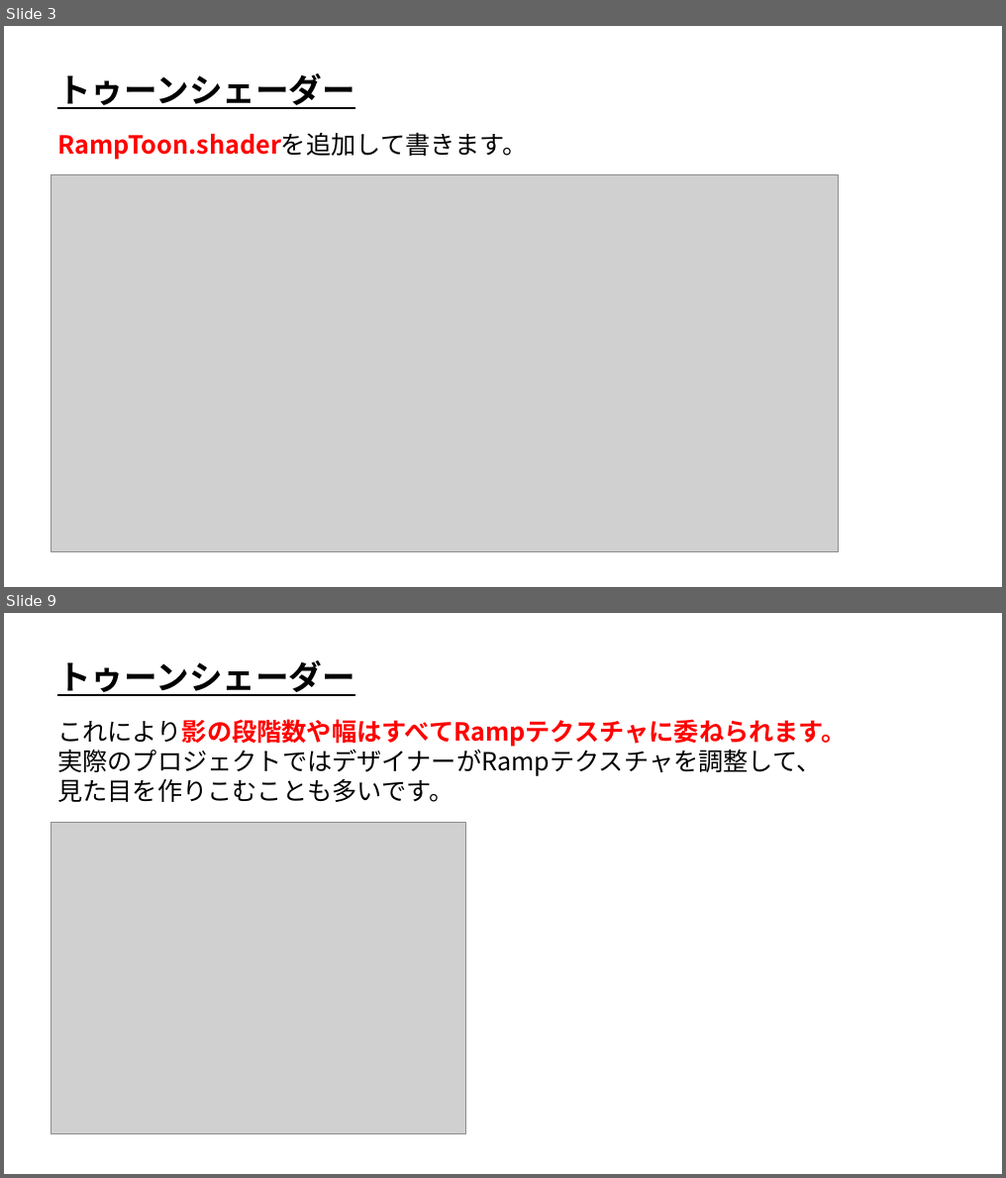
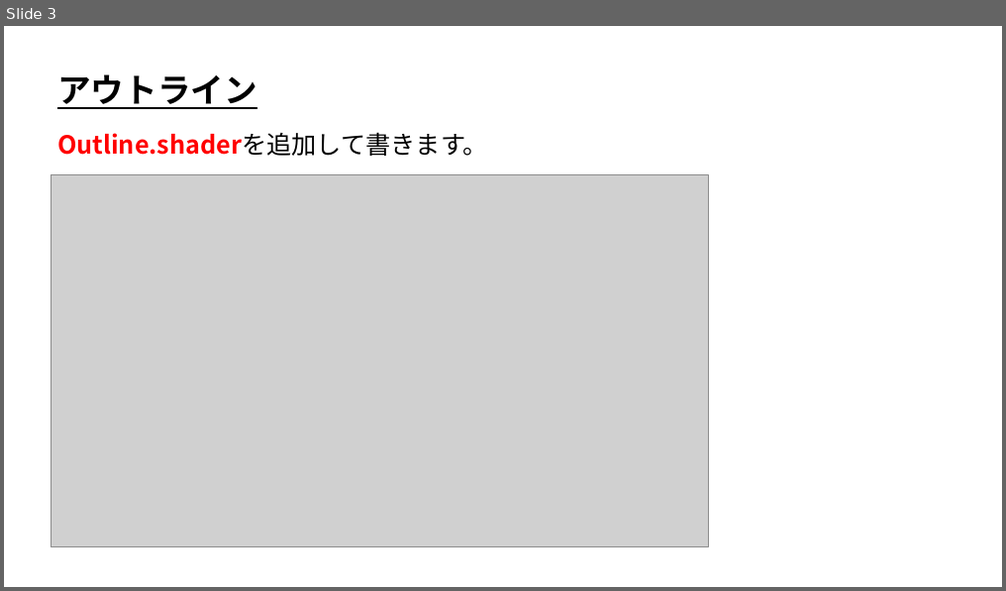
Before and after one commit to ArakiYusuke-Ohara/Textbook, a slide deck: ゲーム科2年/01_後期/ゲームプログラミング応用Ⅰ/09_複数Passでアウトライン.pptx. Shown one above the other, each under a label of ours: slides 3 and 9 before the commit, slide 3 after it; the slides between them are not shown. The pictures are 1006x1178 and 1006x591 pixels, drawn with LibreOffice and Linux fonts; fonts in the diff are those of the drawing; grey boxes stand for pictures. Boxes give left, top, right and bottom in pixels: in the first picture for what was removed or moved away, otherwise in the second. Text is boxed around its words. In the diff, an @@ line names an element or a change of style, - is before the commit and + after.

Commit message:
アウトラインスライド作成

```diff
--- a/ゲーム科2年/01_後期/ゲームプログラミング応用Ⅰ/09_複数Passでアウトライン.pptx
+++ b/ゲーム科2年/01_後期/ゲームプログラミング応用Ⅰ/09_複数Passでアウトライン.pptx
@@ slide 9 removed at box(4, 613, 1002, 1174), background #FFFFFF @@
@@ text removed at box(57, 661, 355, 696) @@
-トゥーンシェーダー
@@ text removed at box(57, 719, 846, 802) @@
-これにより影の段階数や幅はすべてRampテクスチャに委ねられます。
-実際のプロジェクトではデザイナーがRampテクスチャを調整して、
-見た目を作りこむことも多いです。
@@ picture removed at box(51, 823, 466, 1135) @@
@@ slide 3 changed as well @@
@@ text at box(57, 75, 257, 109): text changed @@
-トゥーンシェーダー
+アウトライン
@@ text at box(57, 132, 488, 156): text changed @@
-RampToon.shaderを追加して書きます。
+Outline.shaderを追加して書きます。
@@ picture: place and size @@
-picture at box(51, 174, 839, 553)
+picture at box(51, 174, 709, 548)
```
Also in this commit, not shown: 2 other slides changed, 8 slides added, 5 other slides removed.
